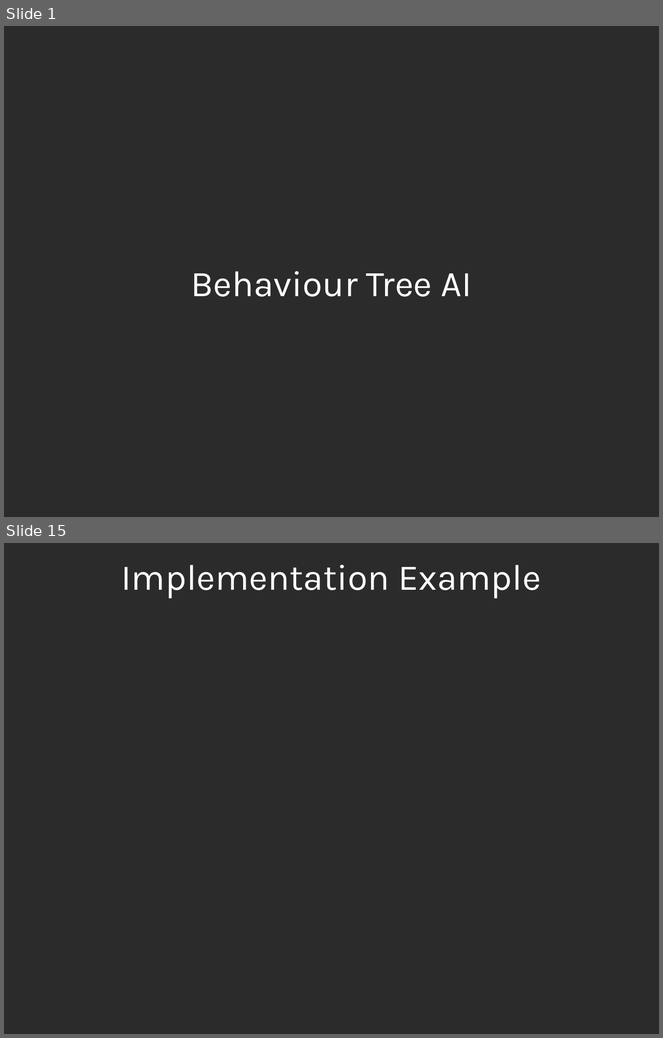
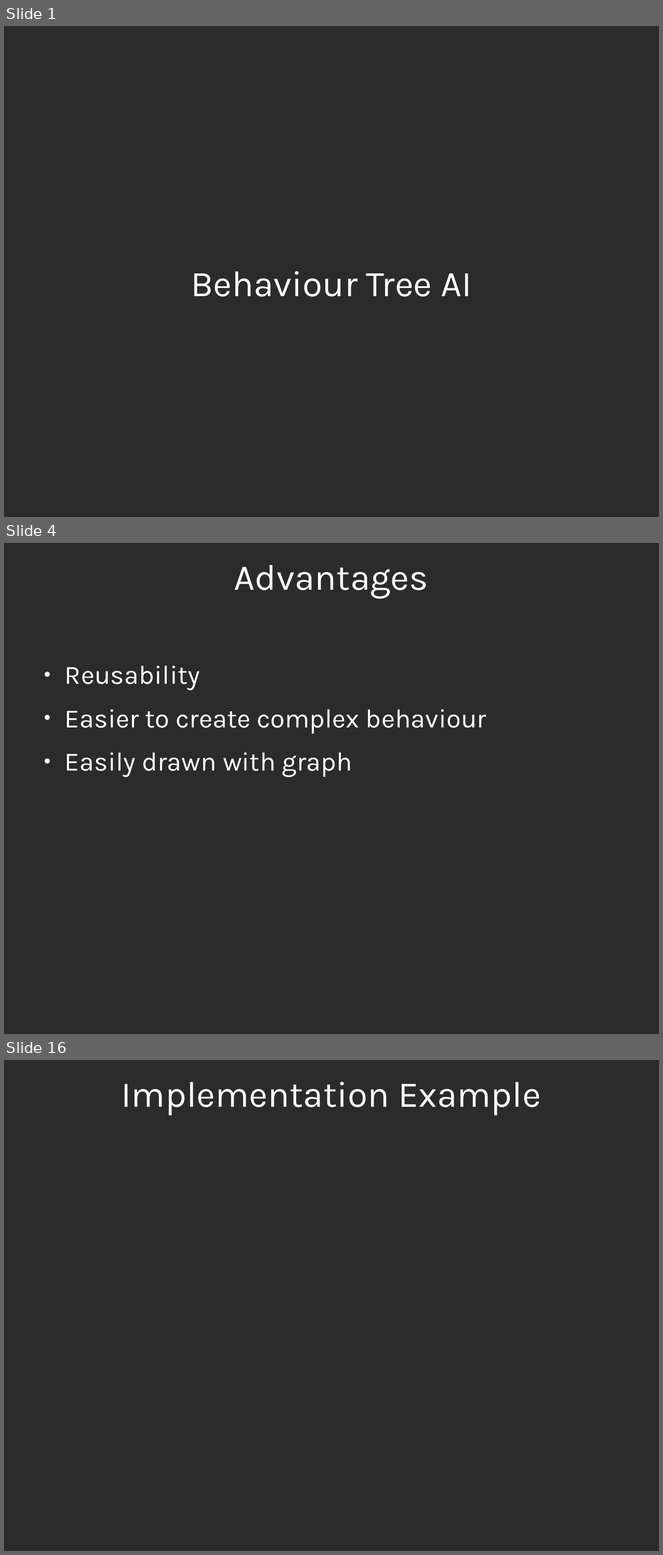
Before and after one commit to expee/AI_BehaviourTreeTest, a slide deck: Docs/BT_Presentation.odp. Shown one above the other, each under a label of ours: slides 1 and 15 before the commit, slides 1, 4 and 16 after it; the slides between them are not shown. The pictures are 663x1038 and 663x1555 pixels, drawn with LibreOffice and Linux fonts; fonts in the diff are those of the drawing; background and template pictures are left out; a plain dark background stands for a picture behind light text. Boxes give left, top, right and bottom in pixels: in the first picture for what was removed or moved away, otherwise in the second. Text is boxed around its words. In the diff, an @@ line names an element or a change of style, - is before the commit and + after.

```diff
--- a/Docs/BT_Presentation.odp
+++ b/Docs/BT_Presentation.odp
@@ slide 4 added at [4,543,659,1034], background picture (left out) @@
@@ title added at [234,565,429,599], 44 pt, text #FFFFFF @@
+Advantages
@@ text added at [65,666,487,778], 32 pt, text #FFFFFF @@
+● Reusability
+● Easier to create complex behaviour
+● Easily drawn with graph
@@ what was slide 15 is now slide 16 @@
```
Also in this commit, not shown: 3 slides changed, 10 other slides added, 10 slides removed.
